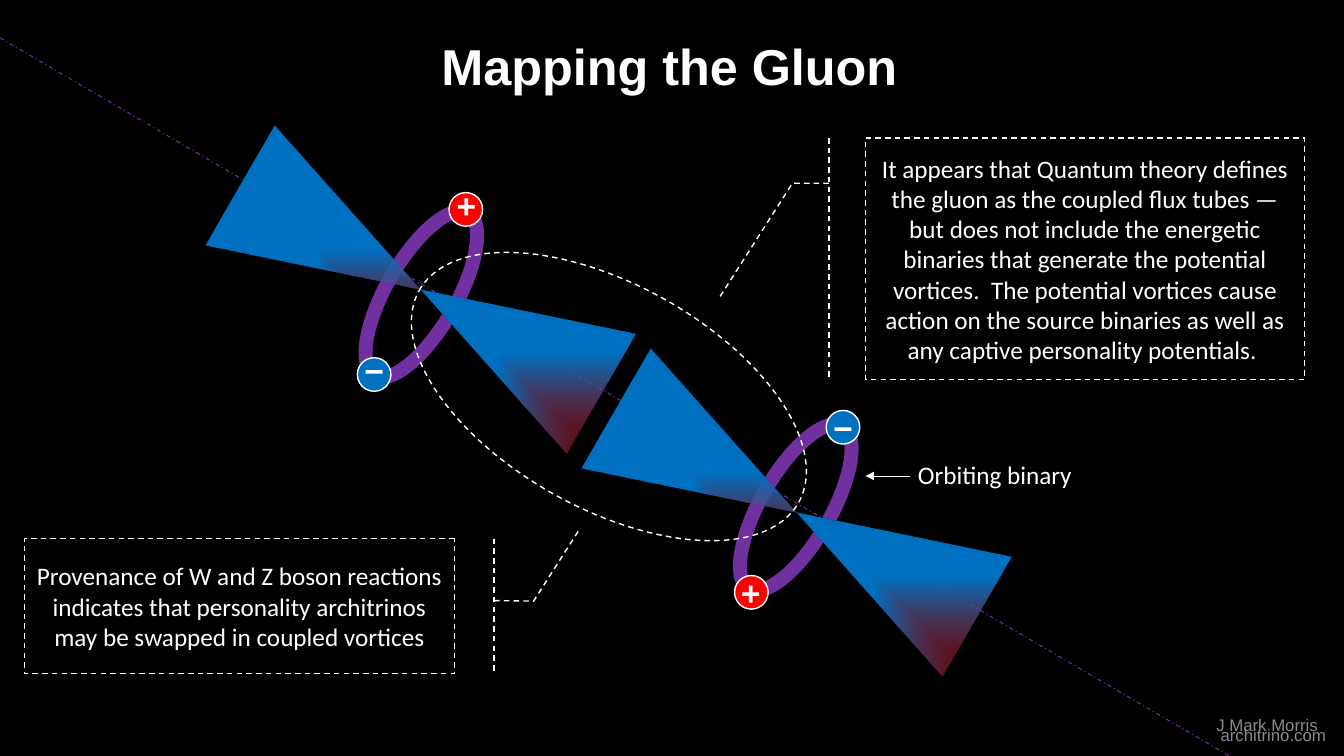
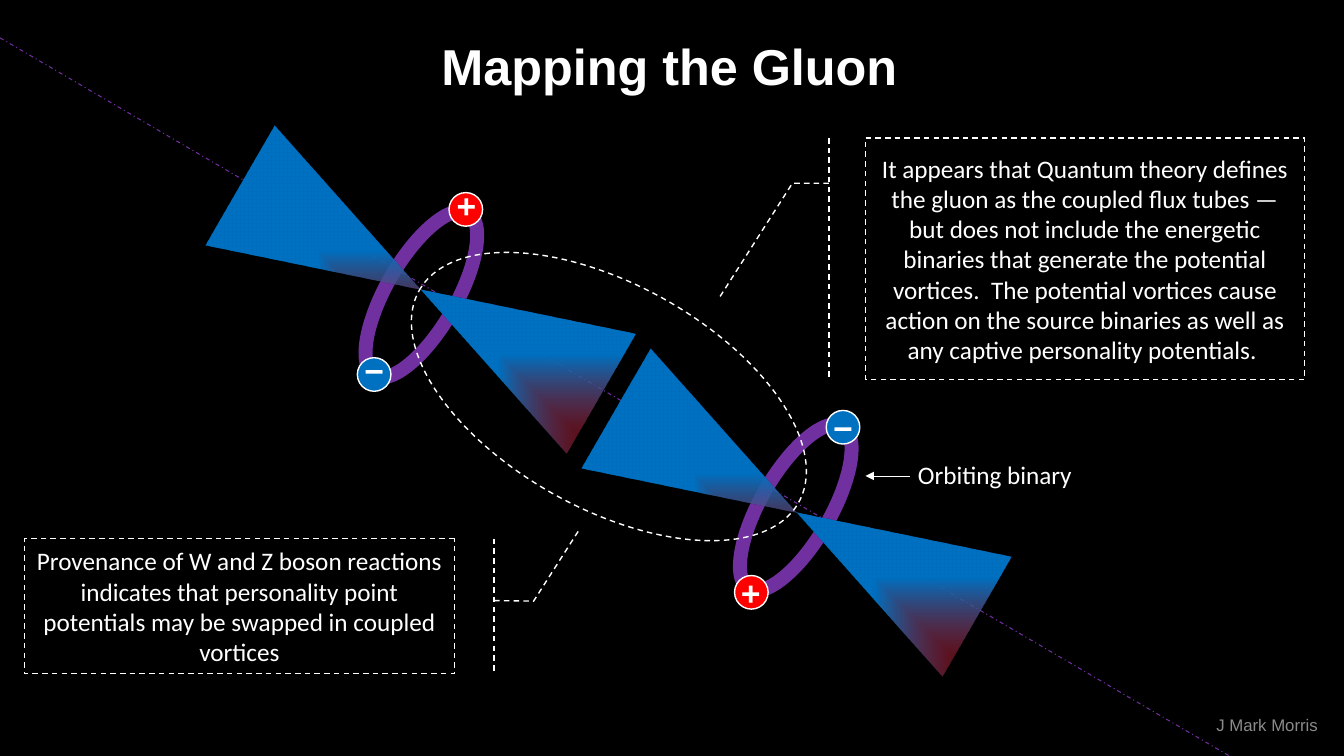
Before and after one commit to jmarkmorris/architrino, a slide deck: slide 4 of reference/archie/presentations/NPQG Assemblies - Advanced.pptx. Drawn at 1344x756 pixels with LibreOffice and Linux fonts; fonts in the diff are those of the drawing. Boxes give left, top, right and bottom in pixels: in the first picture for what was removed or moved away, otherwise in the second. Text is boxed around its words. In the diff, an @@ line names an element or a change of style, - is before the commit and + after.

```diff
--- a/reference/archie/presentations/NPQG Assemblies - Advanced.pptx
+++ b/reference/archie/presentations/NPQG Assemblies - Advanced.pptx
@@ text in accent border callout at [37,552,441,662]: text changed @@
-Provenance of W and Z boson reactions indicates that personality architrinos may be swapped in coupled vortices
+Provenance of W and Z boson reactions indicates that personality point potentials may be swapped in coupled vortices
@@ text removed at [1221,727,1326,741] @@
-architrino.com
```
Also in this commit, not shown: 15 other slides changed, 2 slides added, 2 slides removed, 6 other files.
